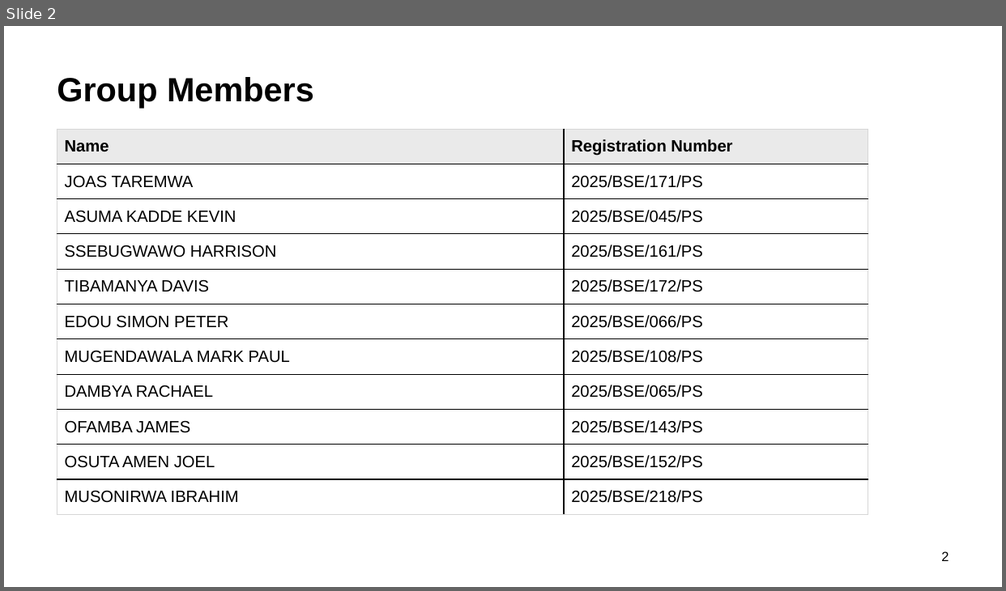
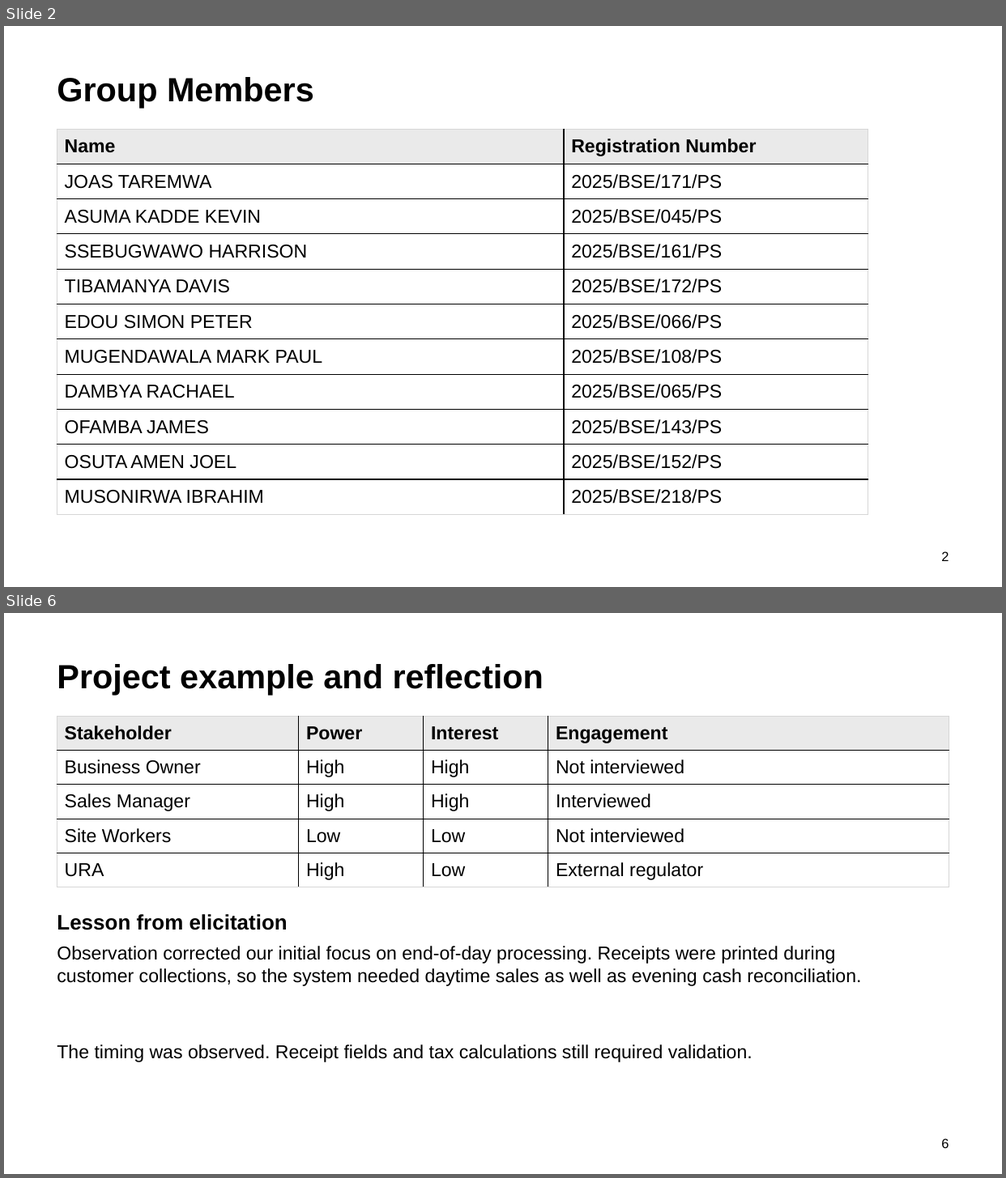
Before and after one commit to mugmarp/requirements-engineering-project-exercise, a slide deck: project_deliverables/PhaseFinal_Grand-Project-Presentation.pptx. Shown one above the other, each under a label of ours: slide 2 before the commit, slides 2 and 6 after it; the slides between them are not shown. The pictures are 1006x591 and 1006x1178 pixels, drawn with LibreOffice and Linux fonts; fonts in the diff are those of the drawing. Boxes give left, top, right and bottom in pixels: in the first picture for what was removed or moved away, otherwise in the second. Text is boxed around its words. In the diff, an @@ line names an element or a change of style, - is before the commit and + after.

```diff
--- a/project_deliverables/PhaseFinal_Grand-Project-Presentation.pptx
+++ b/project_deliverables/PhaseFinal_Grand-Project-Presentation.pptx
@@ slide 6 added at box(4, 613, 1002, 1174), background #FFFFFF @@
@@ text added at box(57, 664, 543, 695), 32.2 pt, text #000000, bold @@
+Project example and reflection
@@ table added at box(57, 717, 949, 888), 5 rows, 4 columns @@
+Stakeholder | Power | Interest | Engagement
+Business Owner | High | High | Not interviewed
+Sales Manager | High | High | Interviewed
+Site Workers | Low | Low | Not interviewed
+URA | High | Low | External regulator
@@ text added at box(57, 914, 288, 931), 20.2 pt, text #000000, bold @@
+Lesson from elicitation
@@ text added at box(57, 946, 861, 986), 18 pt, text #000000 @@
+Observation corrected our initial focus on end-of-day processing. Receipts were printed during customer collections, so the system needed daytime sales as well as evening cash reconciliation.
@@ text added at box(57, 1045, 752, 1063), 18 pt, text #000000 @@
+The timing was observed. Receipt fields and tax calculations still required validation.
@@ text added at box(941, 1139, 948, 1148), 12.8 pt, text #000000 @@
+6
@@ slide 2 changed as well @@
@@ table at box(57, 130, 868, 515) @@
@@ size 15.8 to 18 pt @@
```
Also in this commit, not shown: 5 other slides changed, 1 other slide added, 2 slides removed, 6 other files.
